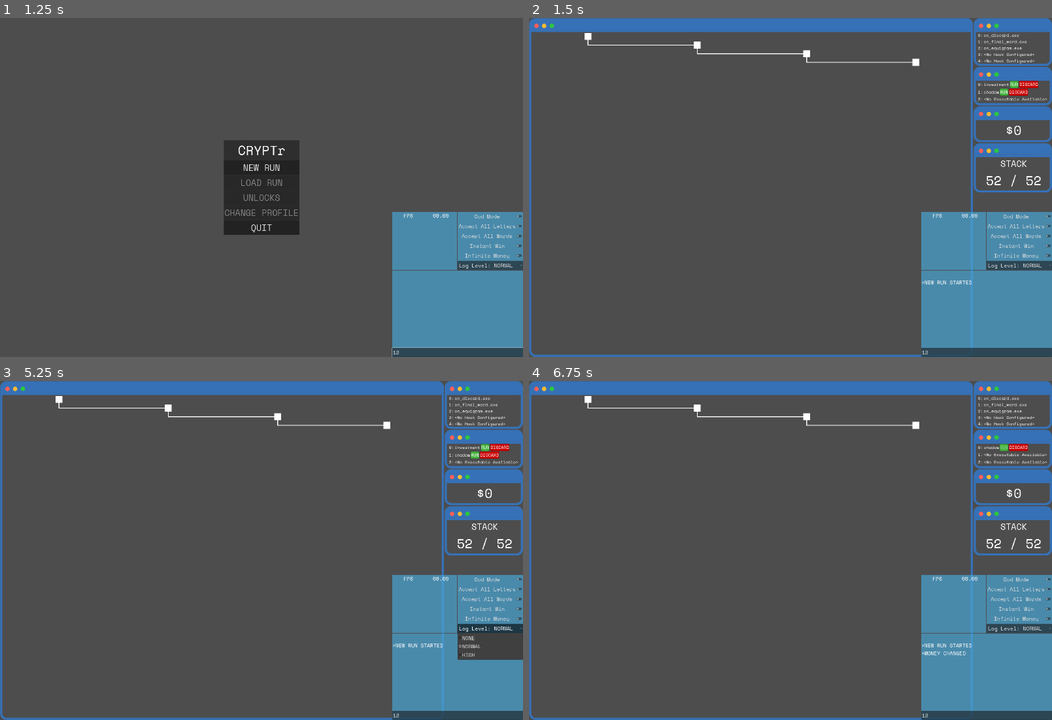
Above: before the commit, frames 1-4 (two rows, left to right).
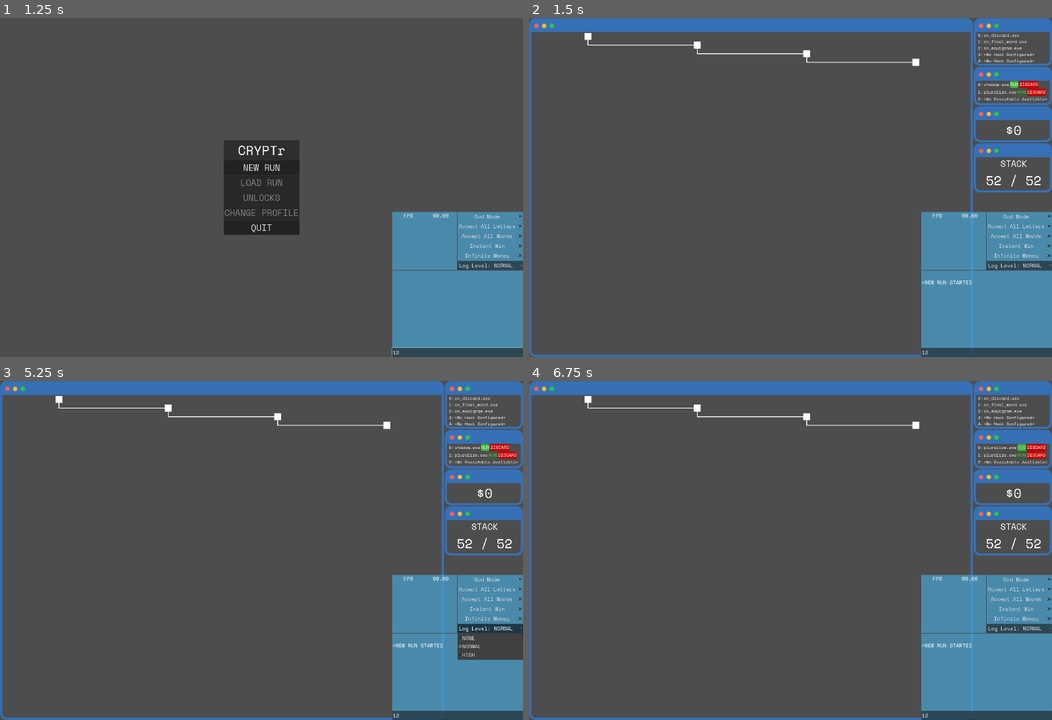
Above: after the commit, the same moments.

Repository: LucasMc17/CRYPTr
Game: Godot game, scene res://root.tscn
Same seed, same stepped clock (60 frames per second), same inputs: the game is played once before the commit and once after it.
Inputs (mouse positions are in pixels of both pictures, inside the frame that each line leads up to):
- Up to frame 1 (1.25 s): click (460, 353) at 0.52 s; type "12" at 0.6 s
- Up to frame 2 (1.5 s): click "NEW RUN" at 1.25 s
- Up to frame 3 (5.25 s): click "Accept All Letters" at 2 s; click "Accept All Letters" at 2.75 s; click "Accept All Words" at 3.5 s; click "Accept All Words" at 4.25 s; click "Log Level: NORMAL" at 5 s
- Up to frame 4 (6.75 s): click "Log Level: NORMAL" at 5.75 s; click "RUN" at 6.5 s

Frame 1 is identical in both runs. In frame 2, 0.2% of the frame differs, in the area x 87-99%, y 19-23%; in frame 3, 0.2%; in frame 4, 0.4%, in the area x 75-99%, y 18-81%.

Commit message:
quick bug fixes

Diff:
--- a/globals/debug_node.tscn
+++ b/globals/debug_node.tscn
@@ -11,11 +11,11 @@
 [ext_resource type="Resource" uid="uid://bxihoxhpapie" path="res://resources/subprocesses/functions/function_instances/add_50.tres" id="9_mwsy6"]
 [ext_resource type="Script" uid="uid://cgy31op6tai8t" path="res://resources/executables/executable.gd" id="10_u1wik"]
 [ext_resource type="Resource" uid="uid://cy2w1i7ci8aq0" path="res://resources/executables/shadow.tres" id="12_ql0i0"]
-[ext_resource type="Resource" uid="uid://ceven0yiexd42" path="res://resources/executables/investment.tres" id="13_hyh7v"]
+[ext_resource type="Resource" uid="uid://dpptgi3weovf" path="res://resources/executables/pluralize.tres" id="13_pk38m"]
 
 [node name="DebugNode" type="Node"]
 script = ExtResource("1_pgr0f")
 force_hooks = Array[ExtResource("2_wqi1e")]([ExtResource("3_wqi1e"), ExtResource("4_8tqhv"), ExtResource("5_ec415")])
 force_functions = Array[ExtResource("6_6q663")]([ExtResource("7_3injj"), ExtResource("8_v3iya"), ExtResource("9_mwsy6")])
-force_executables = Array[ExtResource("10_u1wik")]([ExtResource("13_hyh7v"), ExtResource("12_ql0i0")])
+force_executables = Array[ExtResource("10_u1wik")]([ExtResource("12_ql0i0"), ExtResource("13_pk38m")])
 log_level = 1
--- a/slices/run/player_status/executable_window/executable_preview.gd
+++ b/slices/run/player_status/executable_window/executable_preview.gd
@@ -10,7 +10,7 @@
 			if button_holder:
 				button_holder.visible = true
 			if name_label:
-				name_label.text = val.executable_name
+				name_label.text = val.executable_name + '.exe'
 			if summary:
 				if val.executable_name == "investment":
 					summary.text = "# " + val.description % [val.value]
--- a/slices/run/states/encounter/encounter.gd
+++ b/slices/run/states/encounter/encounter.gd
@@ -88,7 +88,7 @@
 func _enter_word() -> void:
 	if _scoring.score_object.valid:
 		_attempts -= 1
-		_scoring.score_word(_hand.cryptographs, _attempts)
+		_scoring.score_word(_hand.cryptographs + _bonus_hand.cryptographs, _attempts)
 		# Events.emit_word_scored(_word.text, _scoring.score_object.additional_mults, _attempts)
 		_score_preview.update_score(_scoring.current_score, _scoring.target_score)
 
